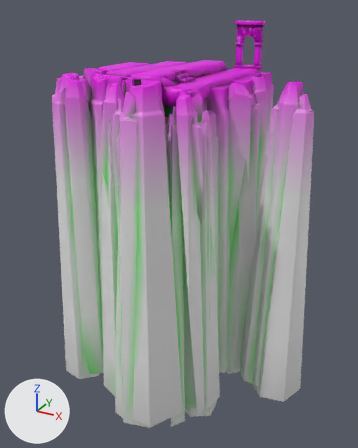
The glTF model eidolon-demo/goglass/level.glb as it was, and as the next commit left it.
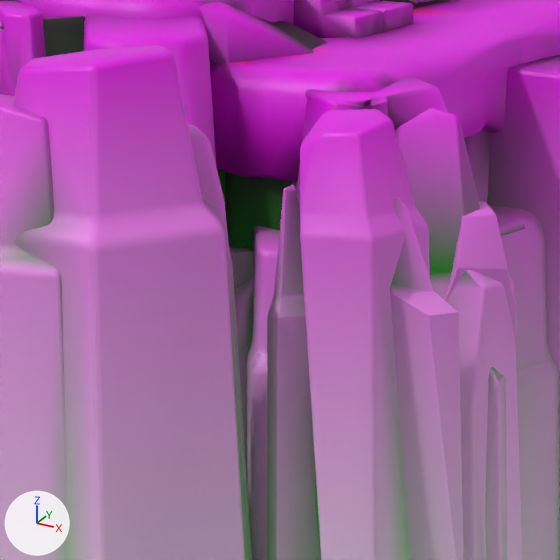
Each version is shown whole from a 50 mm lens placed at (10.9, -19.9, 3.3), pointed at (-1.2, 2.0, -7.6), then close up on the part from 36% to 61% of the width and 17% to 38% of the height. Lighting does not change. The marker at lower left points along +X, +Y and +Z. The older version's two pictures come first. Vertices at exactly the same position are counted once.

In view in the first close-up: 'marble', 'rock'.
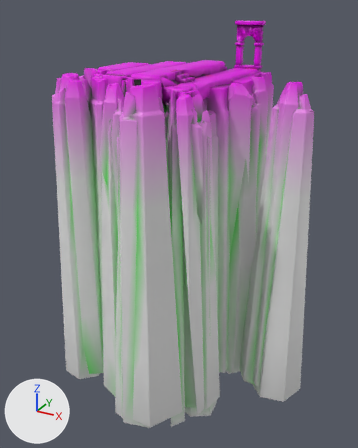
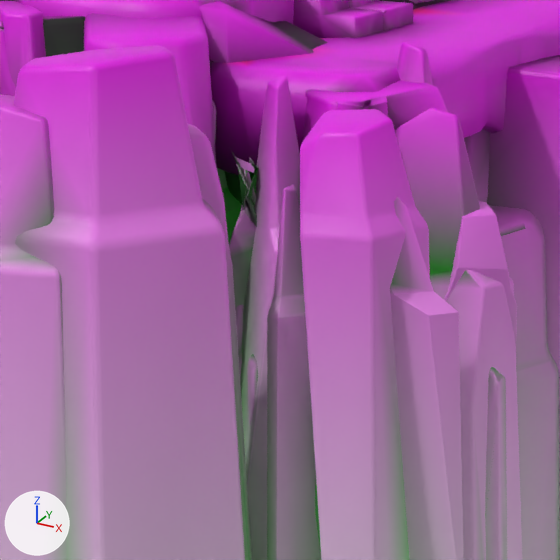
Location of each change, [x1, y1, x2, y2] in pixels of the close-ups (560 x 560 px):
```json
{"part": 1, "of": "me_marble", "change": "recoloured", "before": [210, 49, 437, 176], "after": [210, 49, 437, 176]}
{"part": 2, "of": "me_rock", "change": "added", "after": [212, 42, 433, 560]}
{"part": 3, "of": "me_rock", "change": "recoloured", "before": [191, 64, 429, 560], "after": [191, 64, 429, 426]}
```

The change, as JSON lines over the scene's bpy script:
```json
{"block": "me_marble", "where": "me_marble.from_pydata(...)  # 1633 vertices, 3268 faces; spans x -5.32..0.81, y -0.85..8.36, z -0.73..2.6"}
{"block": "me_marble", "where": "# used by ob_marble; location = (0.0, 0.0, 0.0)"}
{"block": "me_marble", "change": "me_marble part 1: 104 kept faces spanning x -1.65..0.8, y -0.85..0.8, z -0.72..0.44 get new vertex colours"}
{"block": "me_rock", "where": "# used by ob_rock; location = (0.0, 0.0, 0.0)"}
{"op": "remove", "block": "me_rock", "code": "me_rock.from_pydata(...)  # 37225 vertices, 73970 faces; spans x -7.5..6.3, y -4.7..9.7, z -17.2..0.6"}
{"op": "add", "block": "me_rock", "code": "me_rock.from_pydata(...)  # 39960 vertices, 79400 faces; spans x -7.5..6.3, y -4.7..9.7, z -17.2..0.6"}
{"block": "me_rock", "change": "me_rock part 2: 2735 vertices added at x -2.0..1.7, y -2.1..0.7, z -16.2..0.3"}
{"block": "me_rock", "change": "me_rock part 3: 2859 kept faces spanning x -6.9..2.5, y -2.9..3.5, z -17.2..0.3 get new vertex colours; the middle colour goes from green #51ff51 to green #20ff20"}
```
